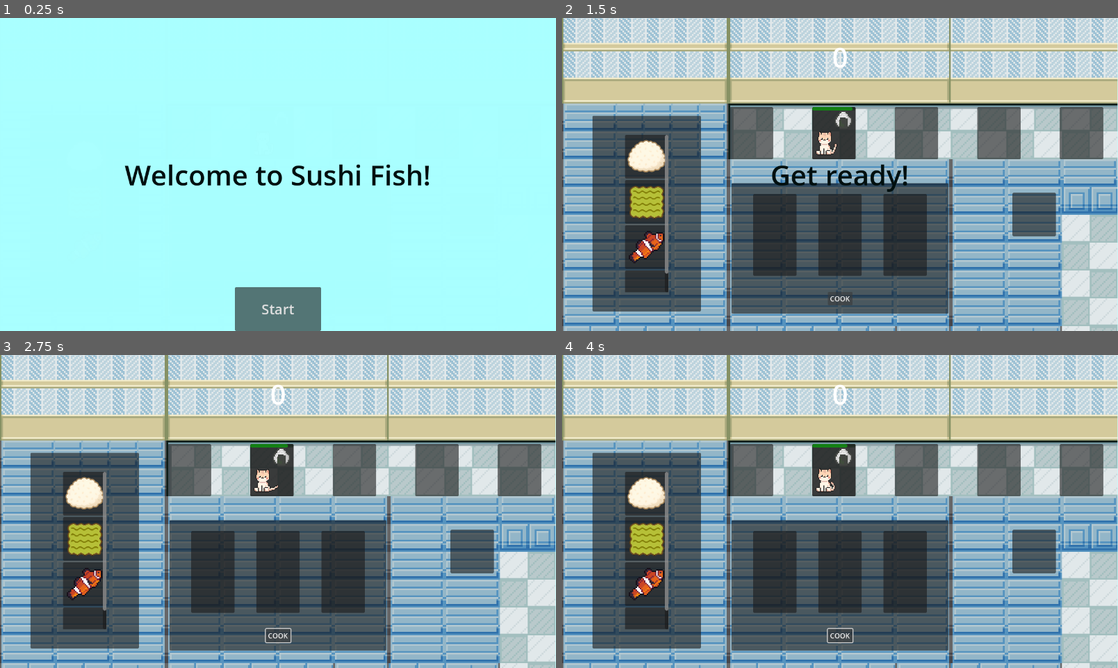
Above: before the commit, frames 1-4 (two rows, left to right).
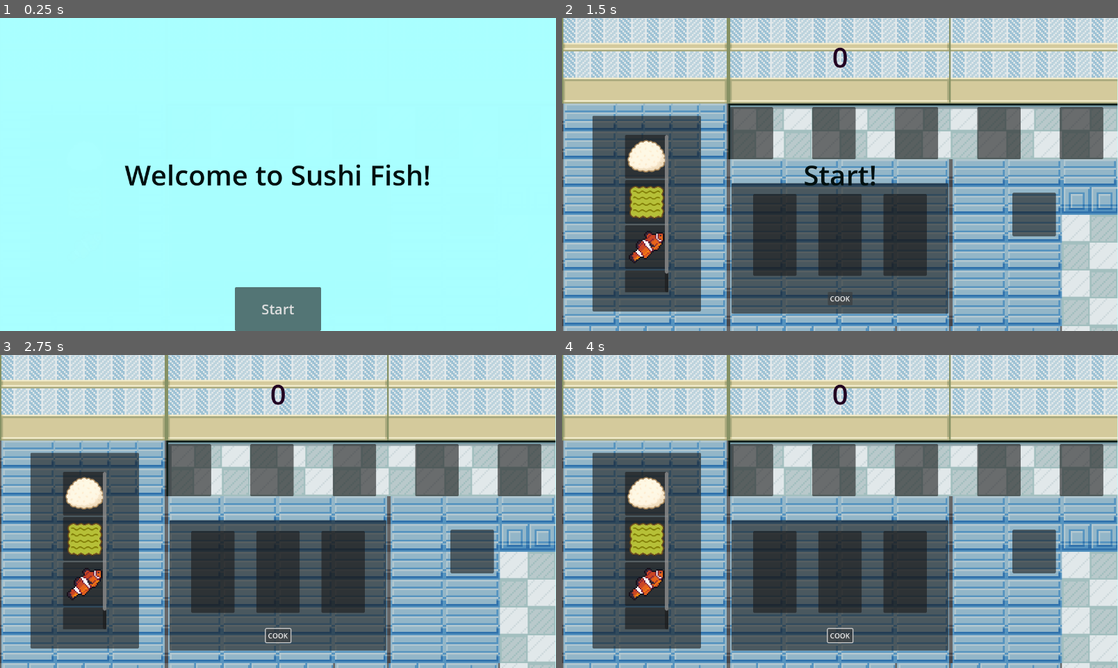
Above: after the commit, the same moments.

Repository: leobarber3/sushiCats
Game: Godot game, scene res://scenes/main.tscn
Same seed, same stepped clock (60 frames per second), same inputs: the game is played once before the commit and once after it.
Inputs:
- Up to frame 1 (0.25 s): no input
- Up to frame 2 (1.5 s): click "Start" at 0.5 s; click "COOK" at 1.25 s
- Up to frame 3 (2.75 s): tap Enter (ui_accept) at 2 s; hold Right (move_right) from 2.03 s (still down); tap 1 (stop) at 2.1 s; tap Space (jump) at 2.27 s
- Up to frame 4 (4 s): tap 1 (stop) at 2.85, 3.6 s; tap Space (jump) at 3.02 s; release Right (move_right) at 3.53 s; hold A (move_left) from 3.53 s (still down)

The runs differ from the first frame. In frame 2, 2.1% of the frame differs, in the area x 37-63%, y 9-56%; in frame 3, 1.4%; in frame 4, 1.4%.

Commit message:
score
got score updating through HUD based on order good or not

Diff:
--- a/scenes/HUD.tscn
+++ b/scenes/HUD.tscn
@@ -57,12 +57,12 @@
 offset_right = 639.5
 offset_bottom = 179.0
 grow_horizontal = 2
+theme_override_colors/font_color = Color(0.12951802, 1.3616358e-05, 0.13126387, 1)
 theme_override_font_sizes/font_size = 64
 horizontal_alignment = 1
 vertical_alignment = 1
 
 [node name="textTimer" type="Timer" parent="." unique_id=1722719690]
-wait_time = 2.0
 one_shot = true
 
 [connection signal="pressed" from="StartButton" to="." method="_on_button_pressed"]
--- a/scripts/game.gd
+++ b/scripts/game.gd
@@ -4,7 +4,8 @@
 @onready var customer_slots : HBoxContainer = get_node("../UI/CustomerPanel/CustomerSlots")
 @export var food_list : Array[Item]
 
-var score : int = 0
+
+@export var score : int = 0
 var spawn_timer : Timer
 
 
@@ -34,16 +35,18 @@
 func on_order_complete(happy : bool):
 	if happy:
 		score += 10
-		#$HUD.update_score(score)
+		$"../HUD".update_score(score) #null instance error
 	else:
 		score -= 5
-		#$HUD.update_score(score) #null instance error
+		$"../HUD".update_score(score)
 	print ("score: ", score)
+	#if score == 30:
+		#HUD.show_game_over()
 
 # Called when the node enters the scene tree for the first time.
 func _ready() -> void:
-			# immediately spawn a cat, want to wait till start button is pressed
-	spawn_cat()
+	# immediately spawn a cat, want to wait till start button is pressed
+	#spawn_cat()
 	# create a new timer to spawn more cats sequentially
 	spawn_timer = Timer.new()
 	spawn_timer.wait_time = 10.0 # spawn a cat every 10 seconds
--- a/scripts/hud.gd
+++ b/scripts/hud.gd
@@ -1,6 +1,7 @@
 extends CanvasLayer
 
 signal start_game #once start game is ready
+
 
 func show_text(text):
 	$TitleText.text = text
@@ -15,6 +16,8 @@
 	$TitleText.text = "Welcome to Sushi Fish!"
 	$TitleText.show()
 	$StartButton.show()
+	#need to add logc to stop cats from spawning?s
+	#could use group logic like in 2d tutorial?
 
 func update_score(score):
 	$ScoreLabel.text = str(score)
--- a/scripts/main.gd
+++ b/scripts/main.gd
@@ -21,4 +21,4 @@
 func new_game():
 	score = 0
 	$HUD.update_score(score)
-	$HUD.show_text("Get ready!")
+	$HUD.show_text("Start!")
